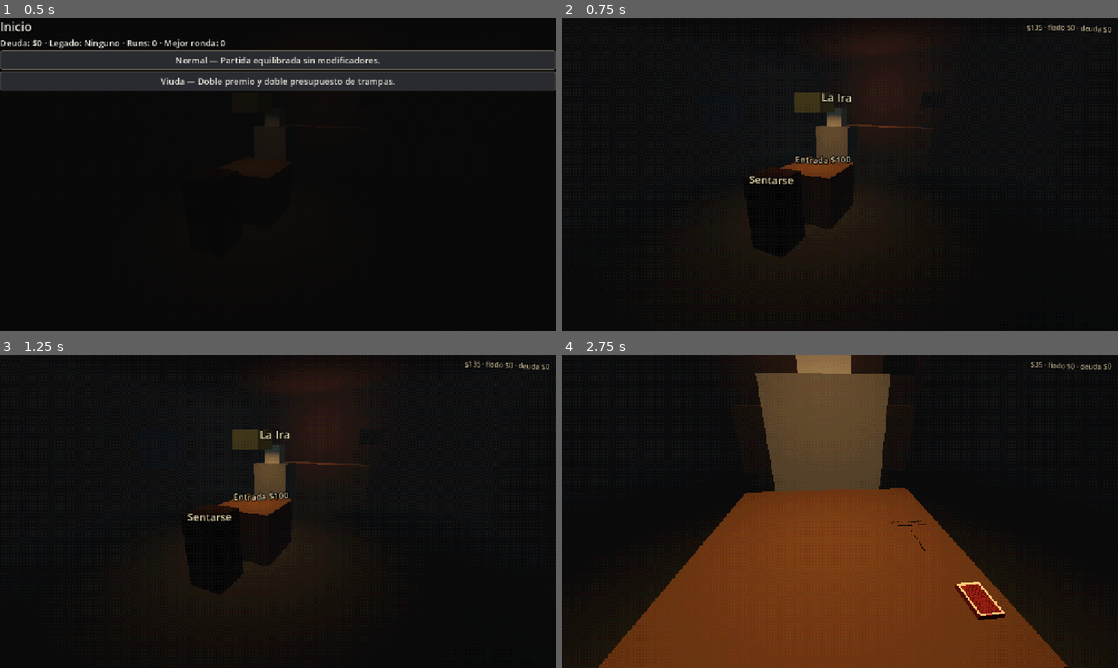
Above: before the commit, frames 1-4 (two rows, left to right).
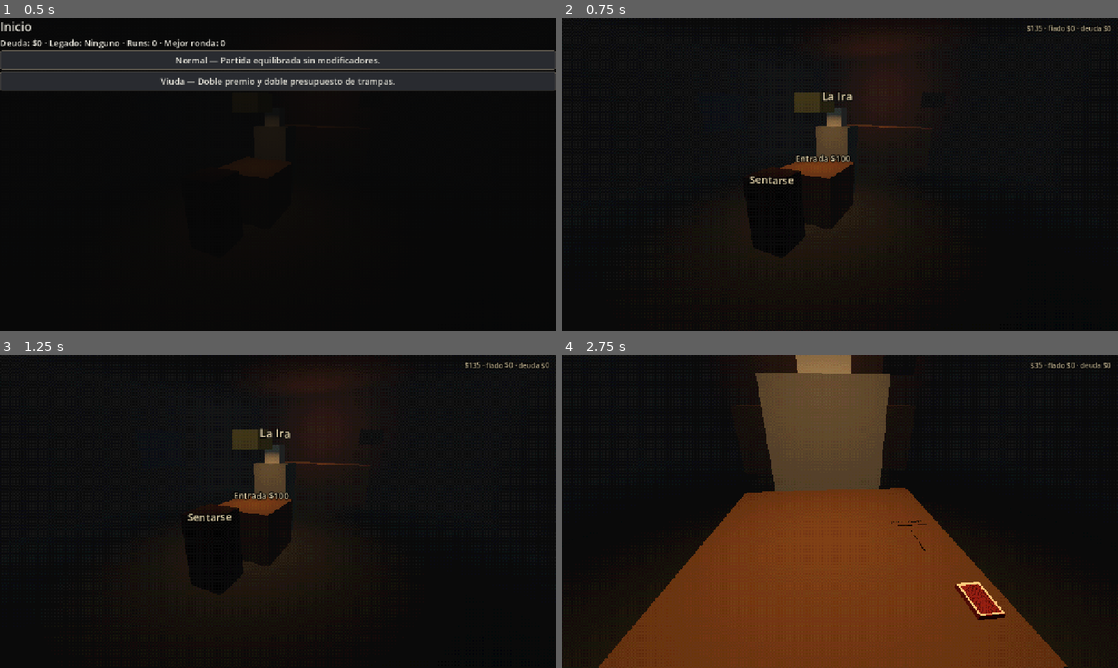
Above: after the commit, the same moments.

Repository: JoakoZarza/paye
Game: Godot game, scene res://ui/main.tscn
The game is run twice, just before and just after one commit, with the same random seed, the same clock (stepped at 60 frames per second) and the same inputs.
Inputs (mouse positions are in pixels of both pictures, inside the frame that each line leads up to):
- Up to frame 1 (0.5 s): no input
- Up to frame 2 (0.75 s): click "Normal — Partida equilibrada …" at 0.5 s
- Up to frame 3 (1.25 s): no input
- Up to frame 4 (2.75 s): click "Sentarse" at 1.25 s; tap Enter at 2 s; move the mouse to (962, 495) at 2.02 s; hold D from 2.03 s (still down); hold Shift from 2.03 s (still down); click (962, 495) at 2.17 s; tap Space at 2.27 s

Frame 1 is identical in both runs. In frame 2, 0.5% of the frame differs, in the area x 33-99%, y 1-54%; in frame 3, 0.5%; in frame 4, 0.2%.

Commit message:
feat(world): tienda en un mantel con cartelitos a mano, ver objetos de cerca levitando y texto a saltos estilo CloverPit
Co-Authored-By: Claude Opus 5.5 <noreply@anthropic.com>

Diff:
--- a/data/i18n/ui.csv
+++ b/data/i18n/ui.csv
@@ -90,6 +90,11 @@
 UI_SHOP_REROLL,Cambiar las ofertas ($%d)
 UI_SHOP_NEXT,Seguir al bar
 UI_SHOP_BACK,Volver a la mesa
+UI_DETAIL_ACTIVE,Se usa: %d por partido
+UI_DETAIL_PASSIVE,Funciona solo todo el tiempo
+UI_DETAIL_LEVEL,Nivel %s de %s
+UI_DETAIL_NOT_YOURS,Todavía no es tuyo
+UI_DETAIL_CLOSE,Dejarlo en la mesa
 UI_SHOP_BOUGHT,Compraste %s.
 UI_SHOP_BOUGHT_FIADO,"Quedaron $%d fiados."
 UI_SHOP_UPGRADED,Mejoraste %s.
--- a/tests/tools/world_snapshot.gd
+++ b/tests/tools/world_snapshot.gd
@@ -38,10 +38,15 @@
 	main.router.refresh()
 	if phase == "shop":
 		main.router.find_child("GoShop", true, false).pressed.emit()
+		if args.size() > 3 and args[3] == "inspect":
+			await create_timer(2.0).timeout
+			for c in main.router.get_children():
+				if c is BaseScreen and c.has_method("shop_items"):
+					c.inspect(c.shop_items()[0])
 	if args.size() > 5 and args[5] == "1":
 		_force_speech(main.router)
 	await create_timer(1.2).timeout
-	if args.size() > 3:
+	if args.size() > 3 and phase != "shop":
 		# Dónde queda el mouse para cada vista; back = mantenerlo en el borde derecho.
 		var spots := {"hand": Vector2(0.5, 0.9), "rival": Vector2(0.5, 0.25), "left": Vector2(0.15, 0.4),
 			"right": Vector2(0.85, 0.4), "back": Vector2(1.0, 0.45)}
--- a/tests/world/test_table_3d.gd
+++ b/tests/world/test_table_3d.gd
@@ -286,7 +286,21 @@
 	router.find_child("GoShop", true, false).pressed.emit()
 	assert_eq(router.camera_marker(), &"CamShop")
 	assert_not_null(router.find_child("Next", true, false))
-	assert_not_null(router.find_child("Buy0", true, false), "las ofertas están en la barra")
+	var shop: Node = null
+	for c in router.get_children():
+		if c is BaseScreen:
+			shop = c
+	var items: Array = shop.shop_items()
+	assert_eq(items.size(), rc.shop.offers.size(), "las ofertas están en el mantel")
+	assert_null(router.find_child("Buy0", true, false), "se compra desde la vista de cerca")
+	shop.inspect(items[0])
+	assert_eq(shop.inspected(), items[0])
+	assert_true(items[0].inspecting(), "levita")
+	assert_not_null(router.find_child("Buy0", true, false))
+	assert_lt((r[0] as Bar3D).get_node("LampLight").light_energy, 1.0, "el bar se oscurece")
+	shop.close_inspect()
+	assert_null(shop.inspected())
+	assert_false(items[0].inspecting(), "vuelve al mantel")
 	assert_null(router.find_child("*ScrollContainer*", true, false), "sin el panel de la tienda 2D")
 
 func test_los_puntos_se_tallan_en_palitos_de_a_cinco() -> void:
--- /dev/null
+++ b/ui/jitter_effect.gd
@@ -0,0 +1,22 @@
+@tool
+class_name JitterEffect
+extends RichTextEffect
+## Temblor a saltos como en CloverPit: cada letra salta a un lugar al azar unas
+## cuantas veces por segundo, sin moverse suave, y de vez en cuando una pega un tirón.
+## Uso: [jitter amp=1.5 fps=12]texto[/jitter]
+
+var bbcode := "jitter"
+
+
+func _process_custom_fx(char_fx: CharFXTransform) -> bool:
+	var amp := float(char_fx.env.get("amp", 1.5))
+	var fps := float(char_fx.env.get("fps", 12.0))
+	var step := int(char_fx.elapsed_time * fps)
+	var h := hash(Vector3i(char_fx.relative_index, step, char_fx.range.x))
+	var x := float(h & 0xFF) / 255.0 * 2.0 - 1.0
+	var y := float((h >> 8) & 0xFF) / 255.0 * 2.0 - 1.0
+	# Uno de cada treinta saltos es un tirón de tres veces más.
+	if (h >> 16) % 30 == 0:
+		amp *= 3.0
+	char_fx.offset += Vector2(x, y) * amp
+	return true
--- a/ui/ring_style.gd
+++ b/ui/ring_style.gd
@@ -7,8 +7,11 @@
 const HOVER := Color("#D9A54A")
 const DISABLED := Color(0.55, 0.52, 0.46, 0.6)
 const FONT_SIZE := 24
-## Movimiento de RichTextLabel: un vaivén lento (wave) y encima el temblor (shake).
-const SHAKE := "[wave amp=30.0 freq=1.2 connected=1][shake rate=6.0 level=4 connected=1]%s[/shake][/wave]"
+## Movimiento de RichTextLabel. Lo que se aprieta flota (wave) y tiembla a saltos;
+## lo que solo se lee (HUD, datos) tiembla a saltos como en CloverPit.
+const SHAKE := "[wave amp=30.0 freq=1.2 connected=1][jitter amp=0.7 fps=10]%s[/jitter][/wave]"
+const JITTER := "[jitter amp=0.7 fps=12]%s[/jitter]"
+static var _effect: JitterEffect
 
 
 ## Convierte un botón normal: el texto pasa a una etiqueta temblorosa encima.
@@ -42,7 +45,21 @@
 	label.add_theme_constant_override("outline_size", 8)
 	label.add_theme_color_override("font_outline_color", Color.BLACK)
 	label.add_theme_color_override("default_color", COLOR)
+	label.install_effect(effect())
 	label.text = "[center]" + SHAKE % text + "[/center]"
+	return label
+
+
+static func effect() -> JitterEffect:
+	if _effect == null:
+		_effect = JitterEffect.new()
+	return _effect
+
+
+## Un texto para leer (no se aprieta): solo el temblor a saltos.
+static func reading_label(text: String, size := FONT_SIZE) -> RichTextLabel:
+	var label := shaky_label(text, size)
+	label.text = "[center]" + JITTER % text + "[/center]"
 	return label
 
 
--- a/ui/screen_router.gd
+++ b/ui/screen_router.gd
@@ -103,7 +103,7 @@
 
 func _update_hud() -> void:
 	if _hud == null:
-		_hud = RingStyle.shaky_label("", 16)
+		_hud = RingStyle.reading_label("", 16)
 		_hud.name = "Hud"
 		_hud.set_anchors_and_offsets_preset(Control.PRESET_TOP_RIGHT)
 		_hud.offset_left = -380
@@ -116,7 +116,7 @@
 	_hud.visible = s != null
 	if s != null:
 		_hud_plain = UiText.t("UI_HUD_MONEY") % [s.money, s.fiado, s.debt]
-		_hud.text = "[right]" + RingStyle.SHAKE % _hud_plain + "[/right]"
+		_hud.text = "[right]" + RingStyle.JITTER % _hud_plain + "[/right]"
 
 
 func hud_text() -> String:
--- a/ui/screens/base_screen.gd
+++ b/ui/screens/base_screen.gd
@@ -45,7 +45,7 @@
 
 ## Un texto tembloroso escrito encima de un objeto del bar.
 func world_label(text: String, anchor: Node3D, offset := Vector3.ZERO, size := 22) -> RichTextLabel:
-	var l := RingStyle.shaky_label(text, size)
+	var l := RingStyle.reading_label(text, size)
 	var font := ThemeDB.fallback_font
 	l.custom_minimum_size = font.get_multiline_string_size(text, HORIZONTAL_ALIGNMENT_CENTER, -1, size) + Vector2(24, 12)
 	add_child(l)
--- a/ui/screens/shop_screen.gd
+++ b/ui/screens/shop_screen.gd
@@ -19,14 +19,27 @@
 ## Vista 3D en la barra: los amuletos apoyados (ofertas y los tuyos).
 var _counter_items: Array[Node3D] = []
 
-## Sobre la barra: ofertas en el medio, los tuyos a la izquierda y los botones de
-## cambiar ofertas y volver a la derecha (en metros, respecto de la barra).
+## El mantel sobre la barra: ofertas atrás, lo tuyo adelante a la izquierda y los
+## botones de cambiar ofertas y volver adelante a la derecha (metros, respecto de la barra).
 const COUNTER_TOP := 1.1
-const OFFER_X := [-0.5, 0.0, 0.5, 0.25, -0.25]
-const OWNED_X := [-1.15, -0.85]
-const OFFER_Z := 0.12
-const RIGHT_X := 0.88
+const CLOTH_SIZE := Vector2(1.3, 0.52)
+const OFFER_X := [-0.4, 0.0, 0.4, -0.2, 0.2]
+const OWNED_X := [-0.4, -0.12]
+const BACK_Z := -0.1
+const FRONT_Z := 0.12
+const RIGHT_X := 0.36
 const WRAP := 24
+## Viendo un objeto de cerca: dónde flota (respecto de la cámara) y cuánto se apaga el bar.
+const INSPECT_AT := Vector3(-0.27, -0.02, -0.55)
+const DIM := 0.15
+const CATEGORY_NAMES := {
+	AmuletDef.Category.CARDS: "Cartas", AmuletDef.Category.TANTO: "Tanto",
+	AmuletDef.Category.CALLS: "Cantos", AmuletDef.Category.INFO: "Información",
+	AmuletDef.Category.CHEAT: "Trampa", AmuletDef.Category.ECONOMY: "Plata",
+}
+
+var _inspected: ShopItem
+var _details: Control
 
 
 func camera_marker() -> StringName:
@@ -295,27 +308,172 @@
 
 
 func _clear_counter() -> void:
+	_end_inspect(true)
 	for n in _counter_items:
 		if is_instance_valid(n):
 			n.queue_free()
 	_counter_items.clear()
 
 
-## Vista 3D: la tienda apoyada sobre la barra, con el texto escrito arriba de cada cosa.
+## Vista 3D: la tienda es un mantel sobre la barra visto desde arriba. Atrás las
+## ofertas, adelante lo tuyo; cada cosa con su cartelito escrito a mano. Clic derecho
+## sobre un objeto lo muestra de cerca con todos sus datos, y ahí se compra o se vende.
 func _draw_counter() -> void:
 	var counter := world.slot("bar_counter")
 	var s := rc.state
-	var slots_full := s.loadout.equipped().size() >= Loadout.SLOTS
+	var top := counter.position + Vector3(0, COUNTER_TOP, 0)
+	_add_cloth(top)
 	if _message != "":
-		world_label(_message, counter, Vector3(0, COUNTER_TOP + 0.55, OFFER_Z), 20) \
+		world_label(_message, counter, Vector3(0, COUNTER_TOP + 0.02, CLOTH_SIZE.y * 0.5 + 0.06), 18) \
 			.add_theme_color_override("default_color", WARN if _message_bad else GOOD)
 	for i in rc.shop.offers.size():
 		var def: AmuletDef = rc.shop.offers[i]
-		var x: float = OFFER_X[i % OFFER_X.size()]
-		_put_amulet(counter, def, Vector3(x, COUNTER_TOP, OFFER_Z))
+		var price := rc.shop.price_of(def, s)
+		_put_item(def, "$%d" % price, false, top + Vector3(OFFER_X[i % OFFER_X.size()], 0, BACK_Z)).set_meta("offer", i)
+	if rc.shop.offers.is_empty():
+		world_label(UiText.t("UI_SHOP_SOLD_OUT"), counter, Vector3(0, COUNTER_TOP, BACK_Z), 18)
+	var owned := s.loadout.equipped()
+	for k in owned.size():
+		var def: AmuletDef = owned[k]
+		_put_item(def, ROMAN[s.loadout.level(def.id)], true, top + Vector3(OWNED_X[k % OWNED_X.size()], 0, FRONT_Z))
+	var cost := rc.economy.reroll_cost(s.round, rc.shop.rerolls)
+	world_button(UiText.t("UI_SHOP_REROLL") % cost, "Reroll", _reroll, counter,
+		Vector3(RIGHT_X, COUNTER_TOP, FRONT_Z - 0.03), s.money >= cost)
+	world_button(UiText.t("UI_SHOP_BACK"), "Next", _next, counter, Vector3(RIGHT_X, COUNTER_TOP, FRONT_Z + 0.08))
+
+
+## El mantel oscuro sobre la barra.
+func _add_cloth(top: Vector3) -> void:
+	var cloth := MeshInstance3D.new()
+	cloth.name = "ShopCloth"
+	var quad := QuadMesh.new()
+	quad.size = CLOTH_SIZE
+	cloth.mesh = quad
+	var material := StandardMaterial3D.new()
+	material.albedo_color = Color("#1E1B18")
+	material.roughness = 1.0
+	cloth.material_override = material
+	cloth.rotation.x = -PI * 0.5
+	cloth.position = top + Vector3(0, 0.001, 0)
+	world.add_child(cloth)
+	if ps1:
+		Ps1Material.apply(cloth)
+	_counter_items.append(cloth)
+
+
+func _put_item(def: AmuletDef, tag: String, is_owned: bool, at: Vector3) -> ShopItem:
+	var item := ShopItem.new()
+	item.ps1 = ps1
+	item.position = at + Vector3(0, 0.002, 0)
+	world.add_child(item)
+	item.setup(def, tag, is_owned, RARITY_COLORS[def.rarity])
+	item.inspect_requested.connect(inspect)
+	_counter_items.append(item)
+	return item
+
+
+func shop_items() -> Array[ShopItem]:
+	var out: Array[ShopItem] = []
+	for n in _counter_items:
+		if n is ShopItem and is_instance_valid(n):
+			out.append(n)
+	return out
+
+
+# --- Ver de cerca ---
+
+## Levanta el objeto a la izquierda de la pantalla, oscurece el bar y a la derecha
+## escribe todo lo que hay que saber de él, con los botones para comprarlo o venderlo.
+func inspect(item: ShopItem) -> void:
+	if _inspected == item:
+		return
+	_end_inspect(true)
+	_inspected = item
+	var cam := world.camera
+	var at := item.global_position + Vector3(0, 0.25, 0)
+	if cam != null:
+		at = cam.global_transform * INSPECT_AT
+	item.lift_to(at)
+	_dim(true)
+	for t in _tags:
+		(t[0] as Control).modulate.a = 0.0
+	_draw_details(item)
+
+
+func inspected() -> ShopItem:
+	return _inspected
+
+
+func close_inspect() -> void:
+	_end_inspect(false)
+
+
+func _end_inspect(instant: bool) -> void:
+	if _inspected == null:
+		return
+	if is_instance_valid(_inspected):
+		_inspected.put_back(instant)
+	_inspected = null
+	_dim(false)
+	for t in _tags:
+		if is_instance_valid(t[0]):
+			(t[0] as Control).modulate.a = 1.0
+	if is_instance_valid(_details):
+		_details.queue_free()
+	_details = null
+
+
+## Baja las luces del bar mientras se mira un objeto (él trae su propia luz).
+func _dim(on: bool) -> void:
+	for light_name in ["LampLight", "DimFill", "CounterLight"]:
+		var light := world.get_node_or_null(light_name) as Light3D
+		if light == null:
+			continue
+		if not light.has_meta("bright"):
+			light.set_meta("bright", light.light_energy)
+		var bright: float = light.get_meta("bright")
+		light.light_energy = bright * (DIM if on else 1.0)
+	var env := world.get_node_or_null("WorldEnvironment") as WorldEnvironment
+	if env != null and env.environment != null:
+		if not env.has_meta("bright"):
+			env.set_meta("bright", env.environment.ambient_light_energy)
+		var bright_env: float = env.get_meta("bright")
+		env.environment.ambient_light_energy = bright_env * (DIM if on else 1.0)
+
+
+func _draw_details(item: ShopItem) -> void:
+	var s := rc.state
+	var def := item.def
+	var key := "UI_AMULET_" + String(def.id).to_upper()
+	_details = VBoxContainer.new()
+	_details.name = "Details"
+	_details.anchor_left = 0.52
+	_details.anchor_right = 0.95
+	_details.anchor_top = 0.15
+	_details.anchor_bottom = 0.9
+	_details.add_theme_constant_override("separation", 10)
+	add_child(_details)
+	var title := RingStyle.reading_label(UiText.t(key), 34)
+	title.add_theme_color_override("default_color", RARITY_COLORS[def.rarity].lerp(Color.WHITE, 0.3))
+	_details.add_child(title)
+	var level := s.loadout.level(def.id) if item.owned else 0
+	var lines: Array[String] = [
+		UiText.t("UI_RARITY_" + AmuletDef.Rarity.keys()[def.rarity]) + " · " + CATEGORY_NAMES.get(def.category, ""),
+		UiText.t("UI_DETAIL_ACTIVE") % def.charges if def.kind == AmuletDef.Kind.ACTIVE else UiText.t("UI_DETAIL_PASSIVE"),
+		(UiText.t("UI_DETAIL_LEVEL") % [ROMAN[level], ROMAN[AmuletDef.MAX_LEVEL]]) if item.owned else UiText.t("UI_DETAIL_NOT_YOURS"),
+		"",
+		_wrap_wide(UiText.t(key + "_DESC")),
+	]
+	for line in lines:
+		_details.add_child(RingStyle.reading_label(line, 20))
+	var row := VBoxContainer.new()
+	row.add_theme_constant_override("separation", 6)
+	_details.add_child(row)
+	if not item.owned:
+		var i: int = item.get_meta("offer", -1)
 		var price := rc.shop.price_of(def, s)
 		var quote := rc.shop.quote(price, s)
-		var text := _name_of(def.id) + "\n" + _wrap(UiText.t("UI_AMULET_" + String(def.id).to_upper() + "_DESC"))
+		var slots_full := s.loadout.equipped().size() >= Loadout.SLOTS
 		var why := ""
 		if slots_full:
 			why = UiText.t("UI_SHOP_WHY_FULL")
@@ -323,49 +481,63 @@
 			why = UiText.t("UI_SHOP_WHY_MONEY")
 		elif int(quote["fiado"]) > 0:
 			why = UiText.t("UI_SHOP_SPLIT") % [int(quote["paid"]), int(quote["fiado"])]
-		world_label(text, counter, Vector3(x, COUNTER_TOP + 0.42, OFFER_Z), 16) \
-			.add_theme_color_override("default_color", RARITY_COLORS[def.rarity].lerp(Color.WHITE, 0.35))
-		var buy := UiText.t("UI_SHOP_BUY") + " " + UiText.t("UI_SHOP_PRICE") % price
-		world_button(buy, "Buy%d" % i, _buy.bind(i), counter, Vector3(x, COUNTER_TOP + 0.1, OFFER_Z + 0.05),
-			quote["ok"] and not slots_full)
 		if why != "":
-			world_label(_wrap(why), counter, Vector3(x, COUNTER_TOP + 0.02, OFFER_Z + 0.1), 14) \
-				.add_theme_color_override("default_color", WARN)
-	if rc.shop.offers.is_empty():
-		world_label(UiText.t("UI_SHOP_SOLD_OUT"), counter, Vector3(0, COUNTER_TOP + 0.2, OFFER_Z), 18)
-	var owned := s.loadout.equipped()
-	for k in owned.size():
-		var def: AmuletDef = owned[k]
-		var x: float = OWNED_X[k % OWNED_X.size()]
+			var warn := RingStyle.reading_label(why, 18)
+			warn.add_theme_color_override("default_color", WARN)
+			row.add_child(warn)
+		RingStyle.shakify(ScreenTools.button(row, UiText.t("UI_SHOP_BUY") + " " + UiText.t("UI_SHOP_PRICE") % price,
+			"Buy%d" % i, _buy_inspected.bind(i), quote["ok"] and not slots_full))
+	else:
 		var id: StringName = def.id
-		_put_amulet(counter, def, Vector3(x, COUNTER_TOP, OFFER_Z))
-		var level := s.loadout.level(id)
-		world_label(_name_of(id) + "\n" + UiText.t("UI_LEVEL_N") % ROMAN[level], counter,
-			Vector3(x, COUNTER_TOP + 0.3, OFFER_Z), 16)
 		var up := rc.shop.upgrade_price(id, s)
 		if up >= 0:
 			var can := bool(rc.shop.quote(up, s)["ok"]) and rc.shop.can_upgrade_now()
-			world_button(UiText.t("UI_SHOP_UPGRADE") % [ROMAN[level + 1], up], "Upgrade_" + String(id),
-				_upgrade.bind(id), counter, Vector3(x, COUNTER_TOP + 0.12, OFFER_Z + 0.05), can)
+			RingStyle.shakify(ScreenTools.button(row, UiText.t("UI_SHOP_UPGRADE") % [ROMAN[level + 1], up],
+				"Upgrade_" + String(id), _upgrade_inspected.bind(id), can))
 		var value := rc.economy.sell_value(int(s.paid_for.get(id, 0)))
-		world_button(UiText.t("UI_SHOP_SELL") % value, "Sell_" + String(id), _sell.bind(id), counter,
-			Vector3(x, COUNTER_TOP + 0.04, OFFER_Z + 0.1))
-	var cost := rc.economy.reroll_cost(s.round, rc.shop.rerolls)
-	world_button(UiText.t("UI_SHOP_REROLL") % cost, "Reroll", _reroll, counter,
-		Vector3(RIGHT_X, COUNTER_TOP + 0.25, OFFER_Z), s.money >= cost)
-	world_button(UiText.t("UI_SHOP_BACK"), "Next", _next, counter, Vector3(RIGHT_X, COUNTER_TOP + 0.08, OFFER_Z + 0.05))
-
-
-## Un amuleto apoyado en la barra: su modelo amulet_<id>.glb o un cubito del color de su rareza.
-func _put_amulet(counter: Node3D, def: AmuletDef, at: Vector3) -> void:
-	var item := AssetSlot.new()
-	item.asset_name = "amulet_" + String(def.id)
-	item.placeholder_size = AmuletToken.SIZE * 1.5
-	item.placeholder_color = RARITY_COLORS[def.rarity]
-	item.ps1 = ps1
-	item.position = counter.position + at
-	world.add_child(item)
-	_counter_items.append(item)
+		RingStyle.shakify(ScreenTools.button(row, UiText.t("UI_SHOP_SELL") % value, "Sell_" + String(id),
+			_sell_inspected.bind(id)))
+	RingStyle.shakify(ScreenTools.button(row, UiText.t("UI_DETAIL_CLOSE"), "CloseDetails", close_inspect))
+
+
+func _buy_inspected(i: int) -> void:
+	_end_inspect(true)
+	_buy(i)
+
+
+func _upgrade_inspected(id: StringName) -> void:
+	_end_inspect(true)
+	_upgrade(id)
+
+
+func _sell_inspected(id: StringName) -> void:
+	_end_inspect(true)
+	_sell(id)
+
+
+func _unhandled_input(event: InputEvent) -> void:
+	if _inspected == null:
+		return
+	var mb := event as InputEventMouseButton
+	var key := event as InputEventKey
+	if (mb != null and mb.pressed and mb.button_index == MOUSE_BUTTON_RIGHT) or \
+			(key != null and key.pressed and key.keycode == KEY_ESCAPE):
+		close_inspect()
+		get_viewport().set_input_as_handled()
+
+
+static func _wrap_wide(text: String) -> String:
+	var lines: Array[String] = []
+	var line := ""
+	for word in text.split(" ", false):
+		if line != "" and (line + " " + word).length() > 40:
+			lines.append(line)
+			line = word
+		else:
+			line = word if line == "" else line + " " + word
+	if line != "":
+		lines.append(line)
+	return "\n".join(lines)
 
 
 ## Corta el texto en renglones de a lo sumo WRAP letras, por palabras.
--- a/world/bar_3d.gd
+++ b/world/bar_3d.gd
@@ -5,7 +5,7 @@
 const PLACEHOLDERS_PATH: String = "res://world/placeholders.json"
 const SLOT_NAMES: Array[String] = ["table", "chair_player", "chair_rival", "rival_base", "lamp", "rival_head", "room", "bar_counter", "door", "window", "scoreboard", "accomplice"]
 const MARKER_POSITIONS: Dictionary = {
-	"CamSeat": Vector3(0, 1.2, 0.62), "CamBar": Vector3(1.6, 1.6, 2.6), "CamShop": Vector3(0, 1.55, -2.3),
+	"CamSeat": Vector3(0, 1.2, 0.62), "CamBar": Vector3(1.6, 1.6, 2.6), "CamShop": Vector3(0, 1.72, -2.92),
 	"PlayerHand": Vector3(0, 0.99, 0.43), "DealerHand": Vector3(0, 0.95, -0.42),
 	"Baza1_Player": Vector3(-0.12, 0.755, 0.08), "Baza1_Dealer": Vector3(-0.12, 0.755, -0.08),
 	"Baza2_Player": Vector3(0, 0.756, 0.08), "Baza2_Dealer": Vector3(0, 0.756, -0.08),
@@ -19,7 +19,7 @@
 }
 ## Grados (x = mirar arriba/abajo, y = girar). Sin entrada: mira hacia -Z.
 const MARKER_ROTATIONS: Dictionary = {
-	"CamSeat": Vector2(-17, 0), "CamBar": Vector2(-18, 25), "CamShop": Vector2(-20, 0),
+	"CamSeat": Vector2(-17, 0), "CamBar": Vector2(-18, 25), "CamShop": Vector2(-55, 0),
 	# Los diálogos del rival, como un cartel un poco girado hacia vos.
 	"SpeechAnchor": Vector2(6, 25),
 	"PathStand": Vector2(-15, 0), "PathSide": Vector2(-10, 20), "PathCounter": Vector2(-12, 10),
--- /dev/null
+++ b/world/shop_item.gd
@@ -0,0 +1,142 @@
+class_name ShopItem
+extends Node3D
+## Un amuleto apoyado en el mantel de la barra, con su cartelito de papel escrito a
+## mano al lado (el precio, o el nivel si ya es tuyo). Clic derecho (o izquierdo) pide
+## verlo de cerca: se levanta, va a la izquierda de la pantalla y levita girando.
+
+signal inspect_requested(item: ShopItem)
+
+const SIZE := Vector3(0.075, 0.035, 0.075)
+const TAG_SIZE := Vector2(0.1, 0.055)
+const TAG_COLOR := Color("#D8C9A3")
+const INK := Color("#2A1A12")
+const HANDWRITING_FONT := "res://assets/fonts/handwriting.ttf"
+## Viéndolo de cerca: cuánto gira por segundo, cuánto sube y baja y a qué ritmo.
+const SPIN := 0.9
+const BOB := 0.012
+const BOB_SPEED := 1.6
+const MOVE_SECONDS := 0.35
+
+var def: AmuletDef
+var owned := false
+var tag_text := ""
+var ps1 := false
+var model: AssetSlot
+var _rest: Transform3D
+var _levitating := false
+var _base_y := 0.0
+var _time := 0.0
+var _tween: Tween
+var _light: OmniLight3D
+
+
+func setup(p_def: AmuletDef, p_tag: String, p_owned: bool, color: Color) -> void:
+	def = p_def
+	tag_text = p_tag
+	owned = p_owned
+	name = "ShopItem_" + String(def.id)
+	model = AssetSlot.new()
+	model.asset_name = "amulet_" + String(def.id)
+	model.placeholder_size = SIZE
+	model.placeholder_color = color
+	model.ps1 = ps1
+	add_child(model)
+	var area := Area3D.new()
+	var shape := CollisionShape3D.new()
+	var box := BoxShape3D.new()
+	box.size = SIZE + Vector3(0.03, 0.04, 0.03)
+	shape.shape = box
+	shape.position.y = SIZE.y * 0.5
+	area.add_child(shape)
+	model.add_child(area)
+	area.input_event.connect(_on_input)
+	_add_tag()
+
+
+## El cartelito: un papel apoyado, torcido, con el texto en tinta.
+func _add_tag() -> void:
+	var rng := RandomNumberGenerator.new()
+	rng.seed = hash(def.id)
+	var paper := MeshInstance3D.new()
+	paper.name = "Tag"
+	var quad := QuadMesh.new()
+	quad.size = TAG_SIZE
+	paper.mesh = quad
+	var material := StandardMaterial3D.new()
+	material.albedo_color = TAG_COLOR
+	paper.material_override = material
+	paper.rotation = Vector3(-PI * 0.5, rng.randf_range(-0.25, 0.25), 0)
+	paper.position = Vector3(SIZE.x * 0.5 + 0.06, 0.001, SIZE.z * 0.5 + 0.015)
+	add_child(paper)
+	if ps1:
+		Ps1Material.apply(paper)
+	var ink := Label3D.new()
+	ink.name = "TagText"
+	ink.text = tag_text
+	ink.font_size = 48
+	ink.pixel_size = 0.0009
+	ink.outline_size = 0
+	ink.modulate = INK
+	ink.shaded = false
+	ink.double_sided = false
+	if ResourceLoader.exists(HANDWRITING_FONT):
+		ink.font = load(HANDWRITING_FONT)
+	ink.position = Vector3(0, 0, 0.001)
+	ink.rotation.z = rng.randf_range(-0.12, 0.12)
+	paper.add_child(ink)
+
+
+func inspecting() -> bool:
+	return _levitating
+
+
+## Se levanta hasta at (en el mundo) y queda levitando y girando.
+func lift_to(at: Vector3) -> void:
+	_rest = model.global_transform
+	if _tween != null:
+		_tween.kill()
+	_light = OmniLight3D.new()
+	_light.light_color = Color("#ffd9a0")
+	_light.light_energy = 1.4
+	_light.omni_range = 0.5
+	_light.position = Vector3(0.1, 0.12, 0.15)
+	model.add_child(_light)
+	_levitating = true
+	_time = 0.0
+	_base_y = at.y
+	if not is_inside_tree():
+		model.global_position = at
+		return
+	_tween = create_tween().set_trans(Tween.TRANS_SINE).set_ease(Tween.EASE_OUT)
+	_tween.tween_property(model, "global_position", at, MOVE_SECONDS)
+
+
+## Vuelve a apoyarse donde estaba.
+func put_back(instant := false) -> void:
+	if not _levitating:
+		return
+	_levitating = false
+	if _tween != null:
+		_tween.kill()
+	if is_instance_valid(_light):
+		_light.queue_free()
+	if instant or not is_inside_tree():
+		model.global_transform = _rest
+		return
+	_tween = create_tween().set_parallel().set_trans(Tween.TRANS_SINE).set_ease(Tween.EASE_IN_OUT)
+	_tween.tween_property(model, "global_position", _rest.origin, MOVE_SECONDS)
+	_tween.tween_property(model, "rotation", Vector3.ZERO, MOVE_SECONDS)
+
+
+func _process(delta: float) -> void:
+	if not _levitating or (_tween != null and _tween.is_running()):
+		return
+	_time += delta
+	model.rotation.y = fmod(model.rotation.y + SPIN * delta, TAU)
+	model.global_position.y = _base_y + sin(_time * BOB_SPEED) * BOB
+
+
+func _on_input(_camera: Node, event: InputEvent, _pos: Vector3, _normal: Vector3, _shape: int) -> void:
+	var mb := event as InputEventMouseButton
+	if mb != null and mb.pressed and mb.button_index in [MOUSE_BUTTON_RIGHT, MOUSE_BUTTON_LEFT]:
+		inspect_requested.emit(self)
Not shown, added: ui/jitter_effect.gd.uid
Not shown, added: world/shop_item.gd.uid
Not shown, changed: docs/plans/2026-11-02-plan-7-mesa-3d.md
